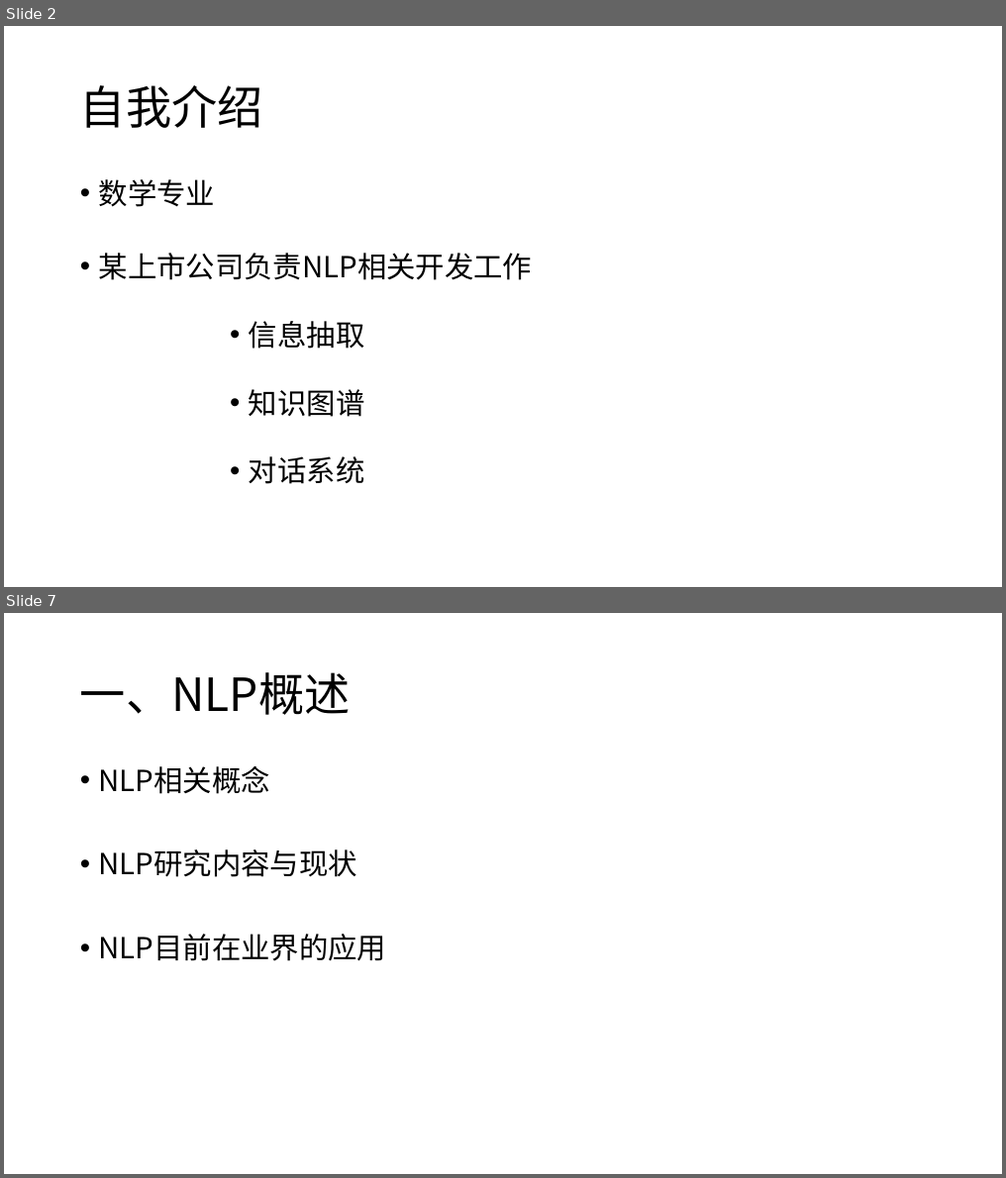
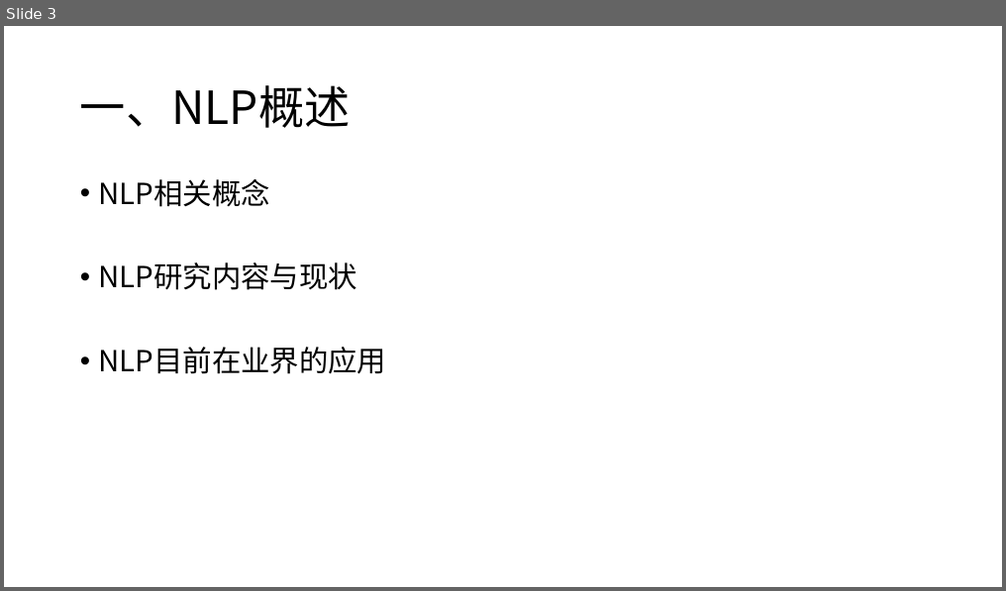
Before and after one commit to charlesXu86/Chatbot_CN, a slide deck: Chatbot_Doc/课程/NLP-5-词法分析.pptx. Shown one above the other, each under a label of ours: slides 2 and 7 before the commit, slide 3 after it; the slides between them are not shown. The pictures are 1006x1178 and 1006x591 pixels, drawn with LibreOffice and Linux fonts; fonts in the diff are those of the drawing. Boxes give left, top, right and bottom in pixels: in the first picture for what was removed or moved away, otherwise in the second. Text is boxed around its words. In the diff, an @@ line names an element or a change of style, - is before the commit and + after.

```diff
--- a/Chatbot_Doc/课程/NLP-5-词法分析.pptx
+++ b/Chatbot_Doc/课程/NLP-5-词法分析.pptx
@@ slide 2 removed at bbox=[4, 26, 1002, 587], background #FFFFFF @@
@@ title removed at bbox=[80, 85, 263, 128] @@
-自我介绍
@@ text removed at bbox=[99, 179, 532, 484] @@
-• 数学专业
-• 某上市公司负责NLP相关开发工作
-        • 信息抽取
-        • 知识图谱
-        • 对话系统
@@ what was slide 7 is now slide 3 @@
```
Also in this commit, not shown: 2 slides changed, 1 slide added, 3 other slides removed, 1 other file.
